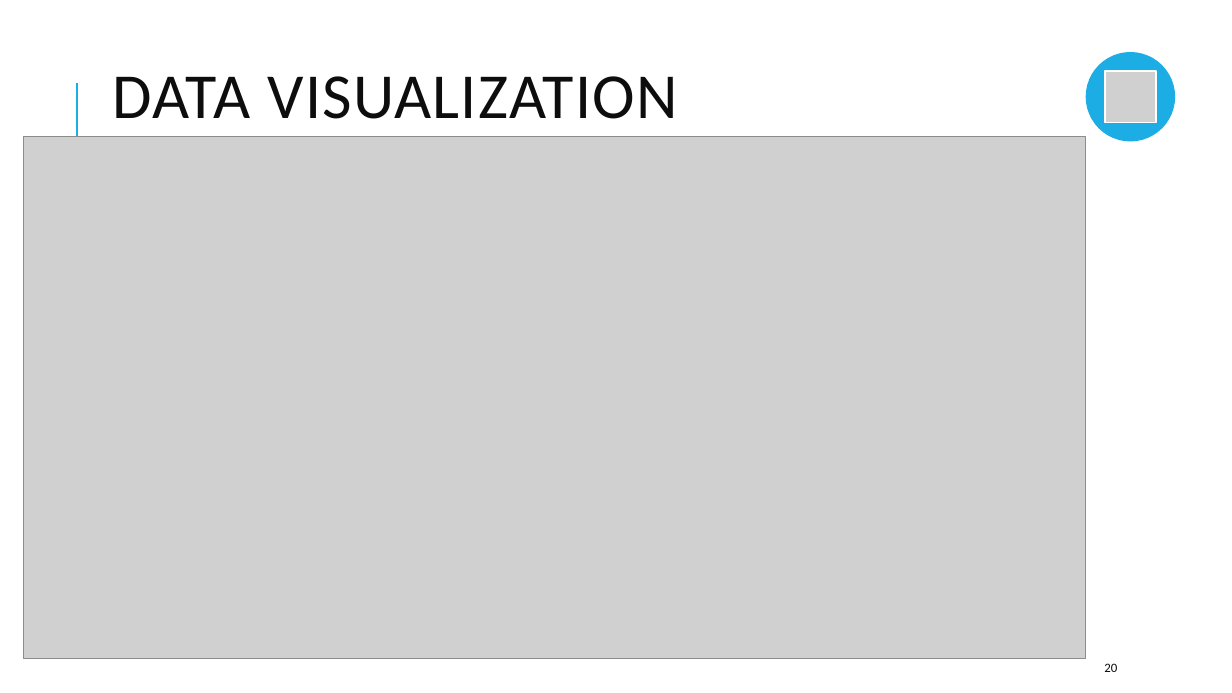
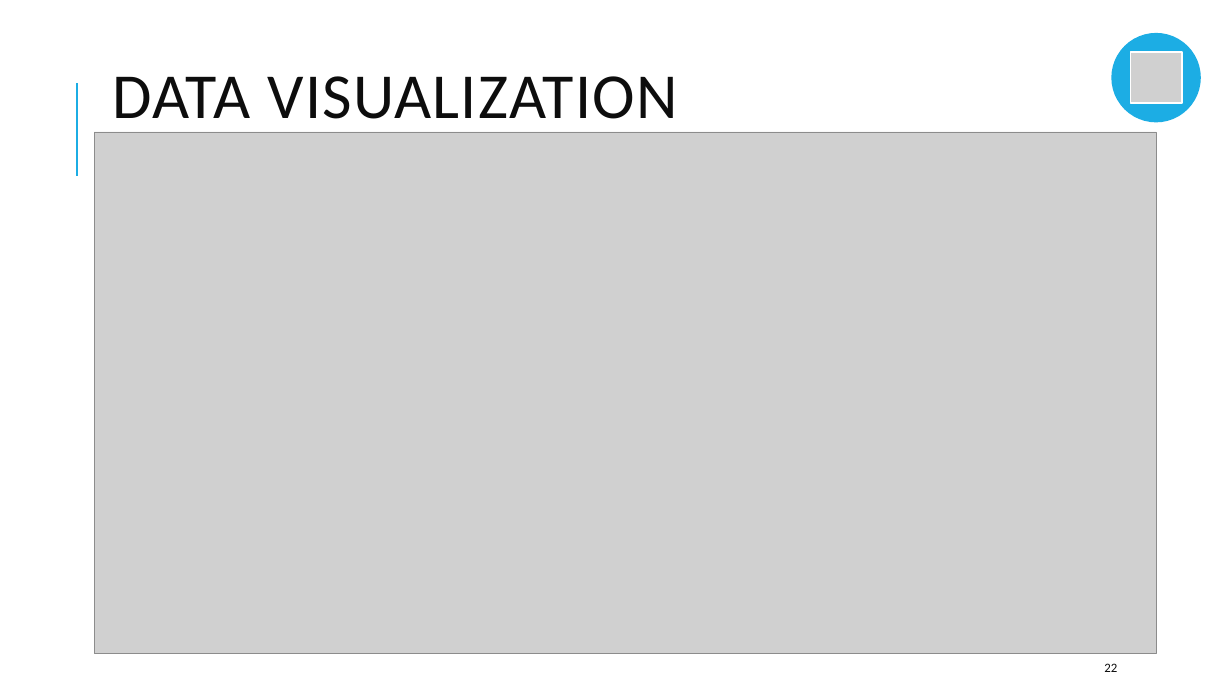
Before and after one commit to Diana0422/SABD-project1, a slide deck: slide 22 of Reports/SABD-presentazione1.pptx (slide 20 before the commit). Drawn at 1232x693 pixels with LibreOffice and Linux fonts; fonts in the diff are those of the drawing; grey boxes stand for pictures. Boxes give left, top, right and bottom in pixels: in the first picture for what was removed or moved away, otherwise in the second. Text is boxed around its words. In the diff, an @@ line names an element or a change of style, - is before the commit and + after.

```diff
--- a/Reports/SABD-presentazione1.pptx
+++ b/Reports/SABD-presentazione1.pptx
@@ ellipse: place and size @@
-ellipse at <box>1086,52,1176,141</box>
+ellipse at <box>1112,33,1202,123</box>
@@ picture: place and size @@
-picture at <box>1105,71,1157,123</box>
+picture at <box>1130,52,1182,104</box>
@@ picture: place and size @@
-picture at <box>24,137,1086,659</box>
+picture at <box>94,132,1156,654</box>
@@ page number at <box>1104,663,1117,672</box>: text changed @@
-20
+22
```
Also in this commit, not shown: 7 other slides changed, 3 slides added, 1 slide removed, 1 other file.
